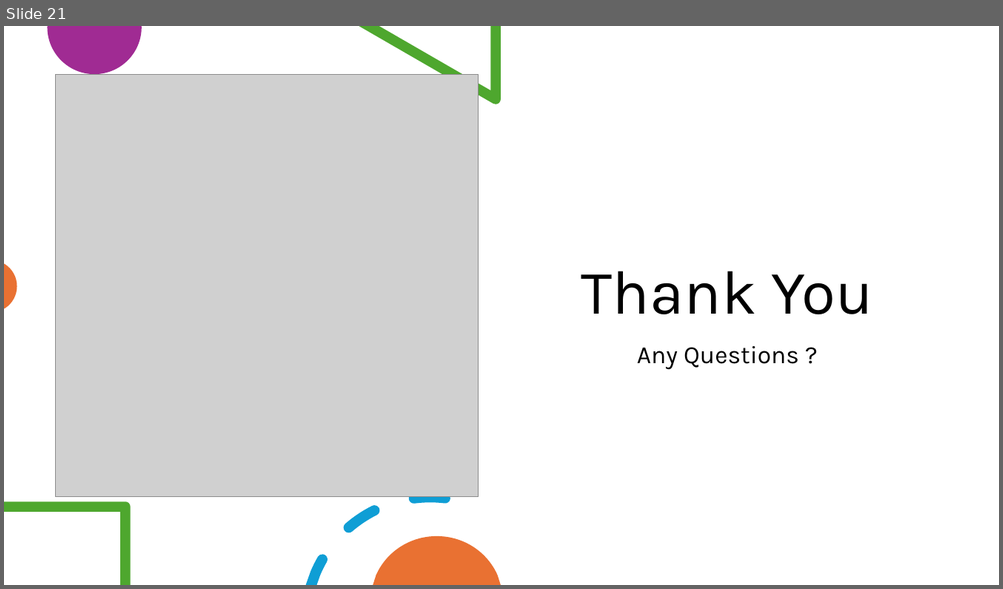
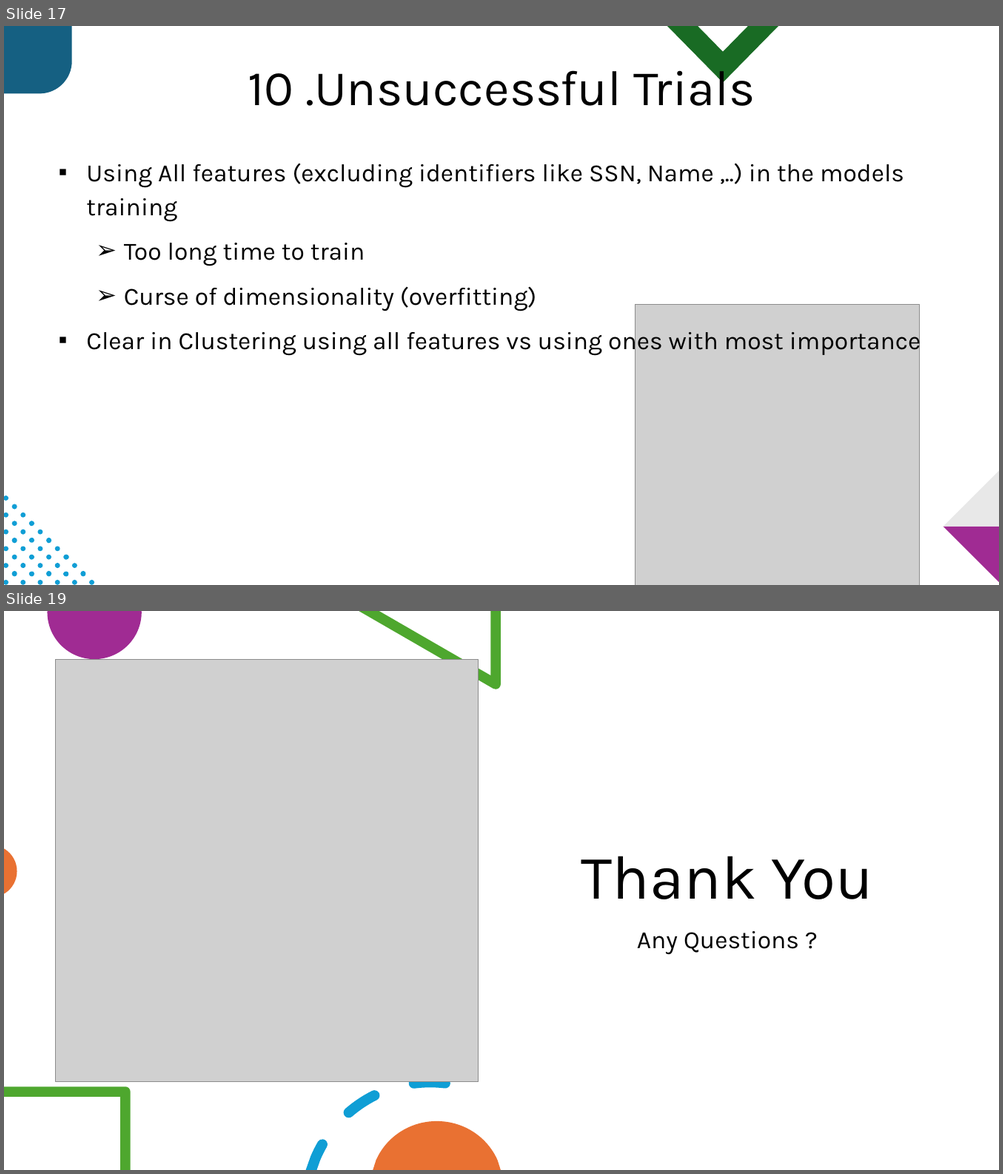
Before and after one commit to BasmaElhoseny01/Credit-Score-Classification-and-Analysis, a slide deck: Presentation.pptx. Shown one above the other, each under a label of ours: slide 21 before the commit, slides 17 and 19 after it; the slides between them are not shown. The pictures are 1003x589 and 1003x1174 pixels, drawn with LibreOffice and Linux fonts; fonts in the diff are those of the drawing; grey boxes stand for pictures. Boxes give left, top, right and bottom in pixels: in the first picture for what was removed or moved away, otherwise in the second. Text is boxed around its words. In the diff, an @@ line names an element or a change of style, - is before the commit and + after.

```diff
--- a/Presentation.pptx
+++ b/Presentation.pptx
@@ slide 17 added at <box>4,26,999,585</box>, background #FFFFFF @@
@@ freeform shape added at <box>4,26,72,94</box>, fill #156082 @@
@@ freeform shape added at <box>667,26,779,83</box>, fill #196B24 @@
@@ text added at <box>247,60,754,106</box>, 48 pt, text #000000 @@
+10 .Unsuccessful Trials
@@ text added at <box>86,163,921,356</box>, 24 pt, text #000000 @@
+▪ Using All features (excluding identifiers like SSN, Name ,..) in the models training
+  ➢ Too long time to train
+  ➢ Curse of dimensionality (overfitting)
+▪ Clear in Clustering using all features vs using ones with most importance
@@ picture added at <box>635,305,919,585</box> @@
@@ freeform shape added at <box>943,471,999,528</box>, fill #E8E8E8 @@
@@ freeform shape added at <box>943,527,999,582</box>, fill #A02B93 @@
@@ group added at <box>4,496,94,585</box>: 36 freeform shapes @@
@@ what was slide 21 is now slide 19 @@
```
Also in this commit, not shown: 10 slides changed, 7 other slides added, 10 slides removed, 6 other files.
